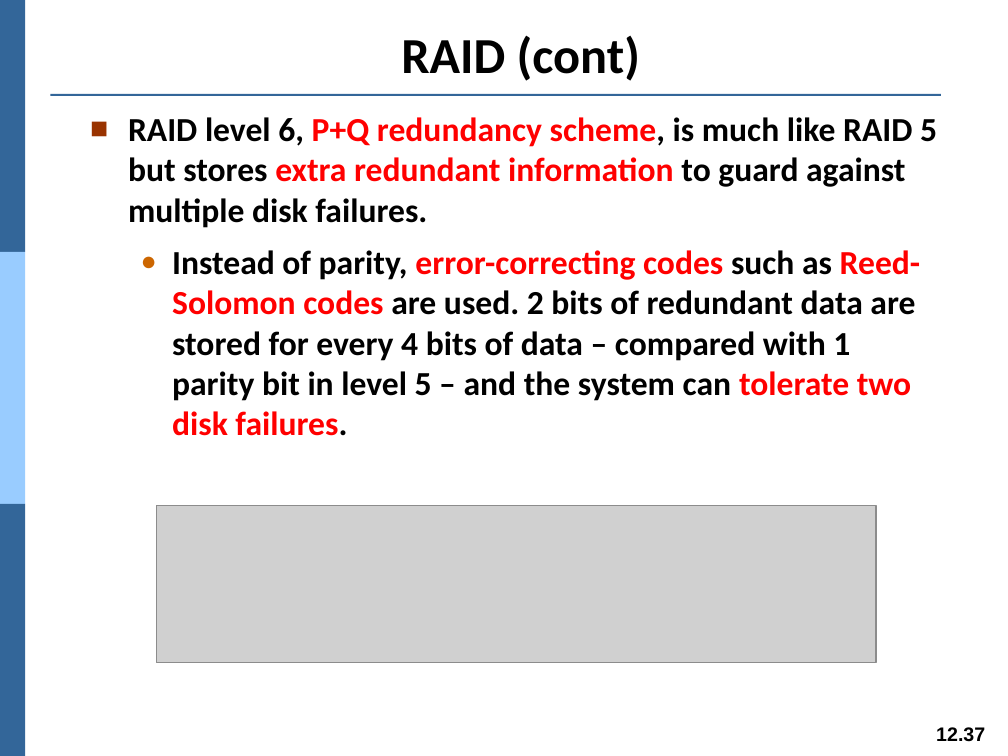
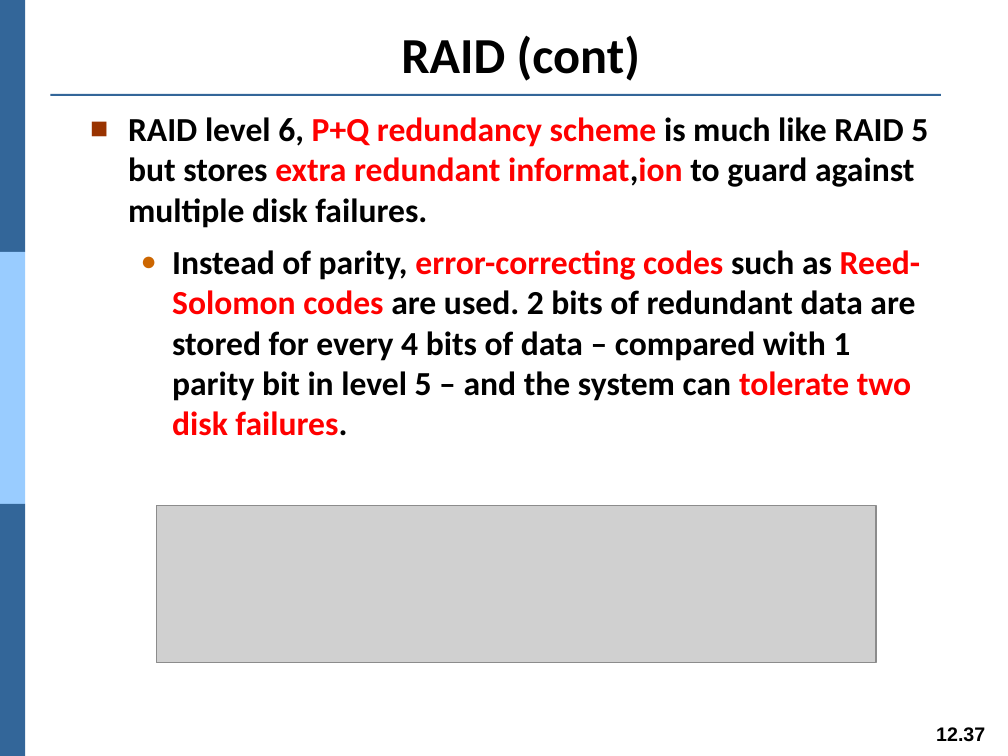
Before and after one commit to Yang09701194/OS_Learning, a slide deck: slide 37 of ch12.pptx. Drawn at 1008x756 pixels with LibreOffice and Linux fonts; fonts in the diff are those of the drawing; grey boxes stand for pictures. Boxes give left, top, right and bottom in pixels: in the first picture for what was removed or moved away, otherwise in the second. Text is boxed around its words. In the diff, an @@ line names an element or a change of style, - is before the commit and + after.

```diff
--- a/ch12.pptx
+++ b/ch12.pptx
@@ text at <box>128,117,928,228</box>: text changed @@
-■ RAID level 6, P+Q redundancy scheme, is much like RAID 5 but stores extra redundant information to guard against multiple disk failures.
+■ RAID level 6, P+Q redundancy scheme is much like RAID 5 but stores extra redundant informat,ion to guard against multiple disk failures.
```
Also in this commit, not shown: 16 other slides changed.
